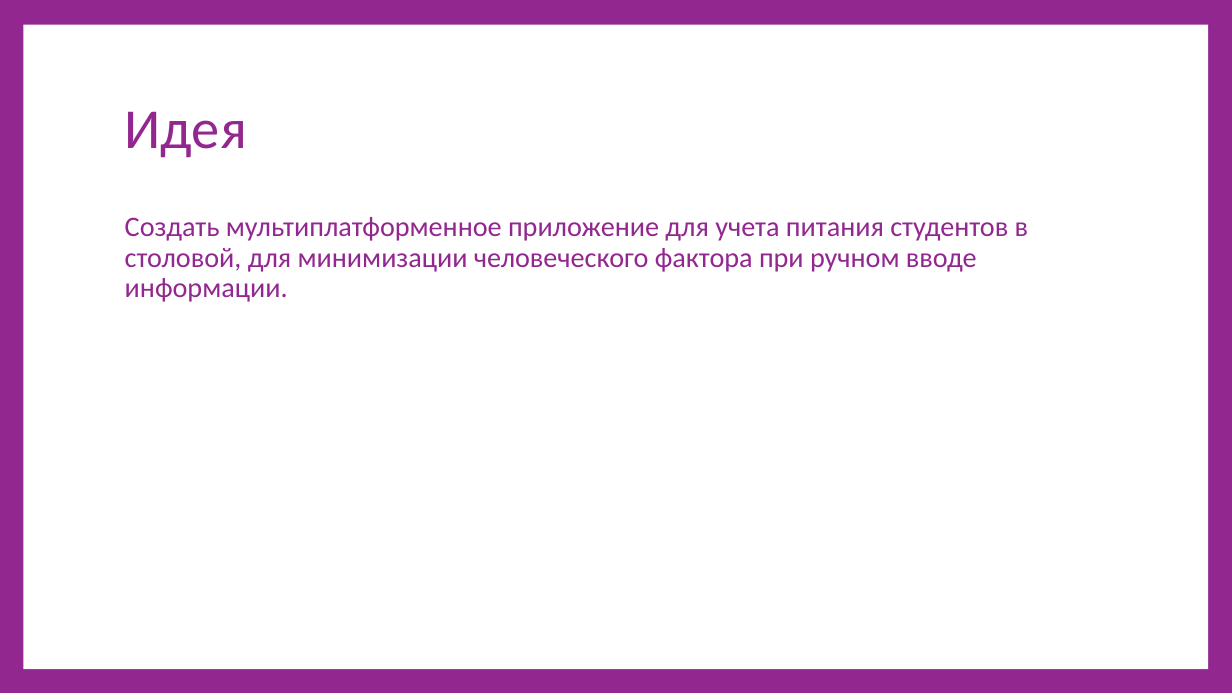
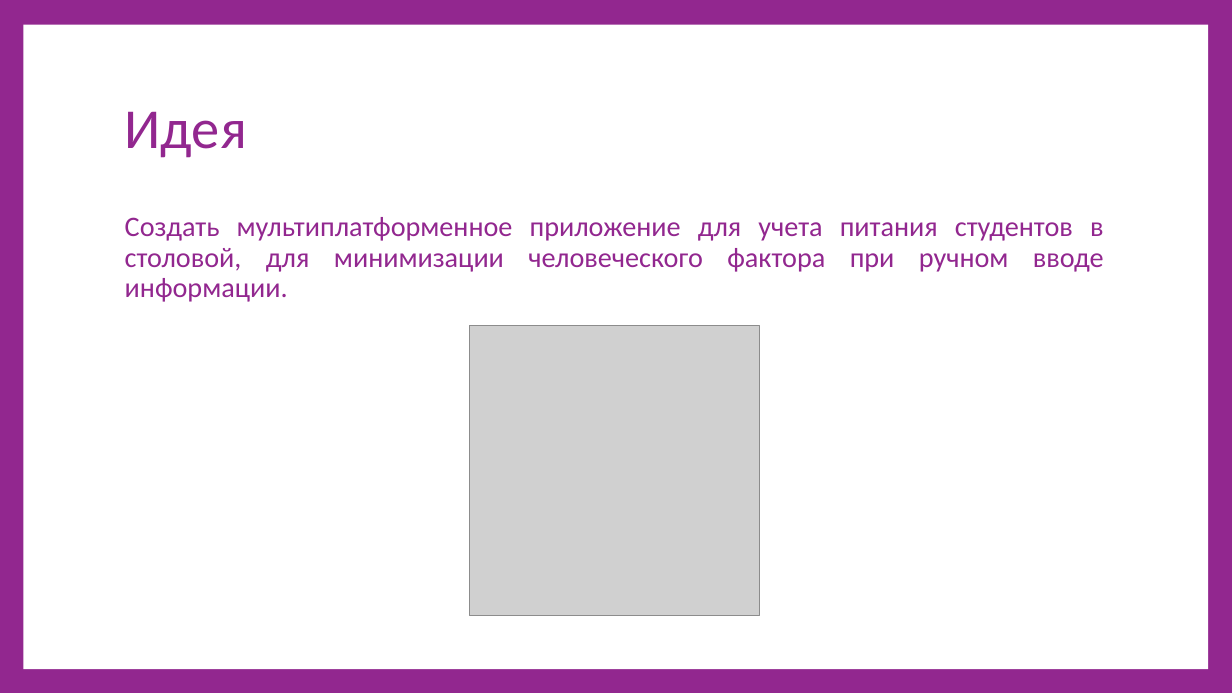
Before and after one commit to bakatwink/STOLOVKA, a slide deck: slide 4 of Система учета для столовых.pptx. Drawn at 1232x693 pixels with LibreOffice and Linux fonts; fonts in the diff are those of the drawing; grey boxes stand for pictures. Boxes give left, top, right and bottom in pixels: in the first picture for what was removed or moved away, otherwise in the second. Text is boxed around its words. In the diff, an @@ line names an element or a change of style, - is before the commit and + after.

```diff
--- a/Система учета для столовых.pptx
+++ b/Система учета для столовых.pptx
@@ text "Создать мультиплатформенное приложение для учета ..." at [125, 217, 1104, 302]: alignment left to justified @@
@@ picture added at [470, 326, 760, 616] @@
```
Also in this commit, not shown: 4 other slides changed, 2 other files.
